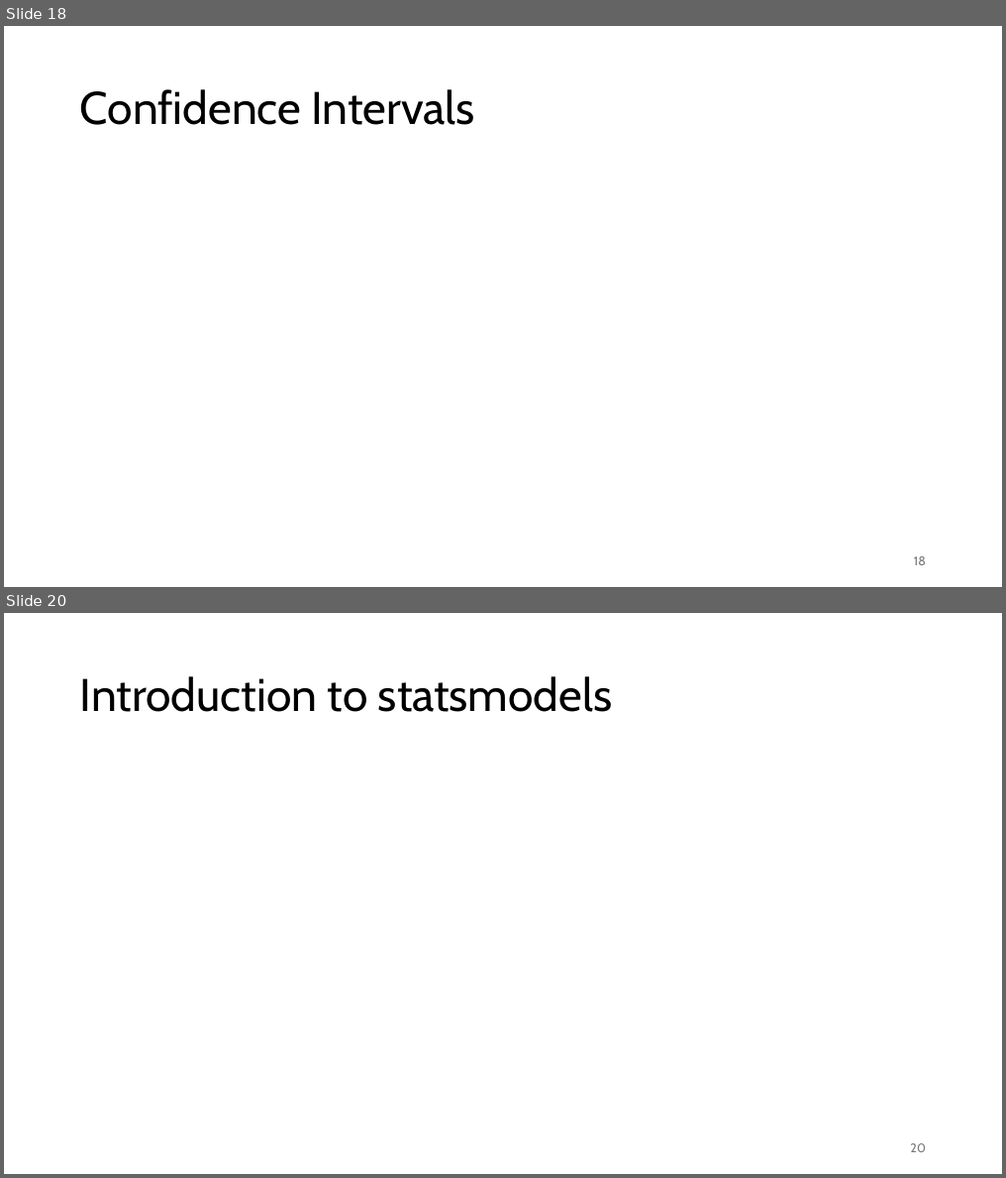
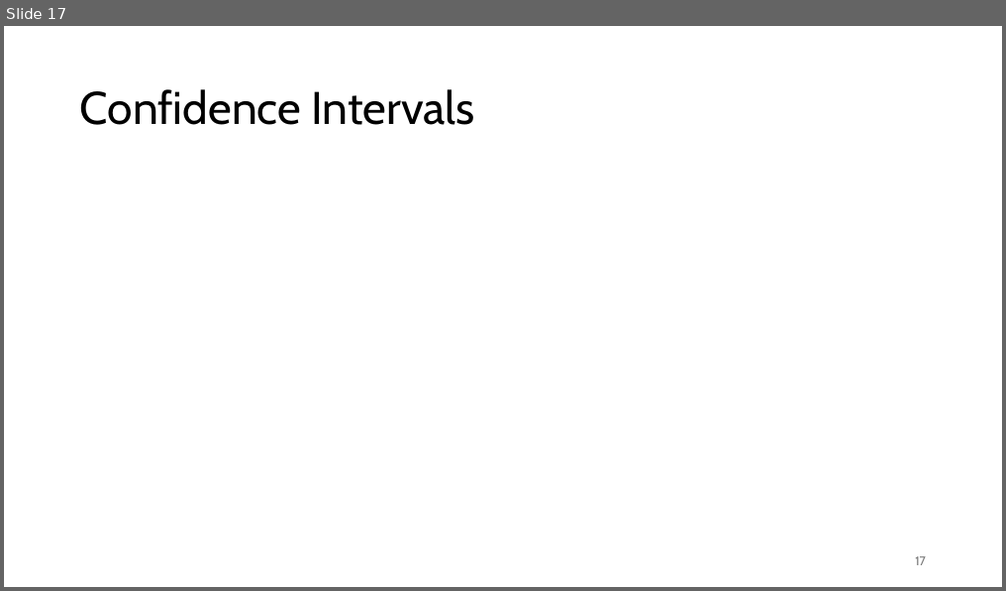
Before and after one commit to FelixWick/data_science, a slide deck: slides/4_statistical_inference.pptx. Shown one above the other, each under a label of ours: slides 18 and 20 before the commit, slide 17 after it; the slides between them are not shown. The pictures are 1006x1178 and 1006x591 pixels, drawn with LibreOffice and Linux fonts; fonts in the diff are those of the drawing. Boxes give left, top, right and bottom in pixels: in the first picture for what was removed or moved away, otherwise in the second. Text is boxed around its words. In the diff, an @@ line names an element or a change of style, - is before the commit and + after.

```diff
--- a/slides/4_statistical_inference.pptx
+++ b/slides/4_statistical_inference.pptx
@@ slide 20 removed at (4, 613, 1002, 1174), background #FFFFFF @@
@@ title removed at (80, 676, 612, 712) @@
-Introduction to statsmodels
@@ page number removed at (910, 1144, 926, 1153) @@
-20
@@ what was slide 18 is now slide 17 @@
@@ page number at (915, 557, 926, 566): text changed @@
-18
+17
```
Also in this commit, not shown: 2 slides changed, 4 other slides removed, 13 other files.
